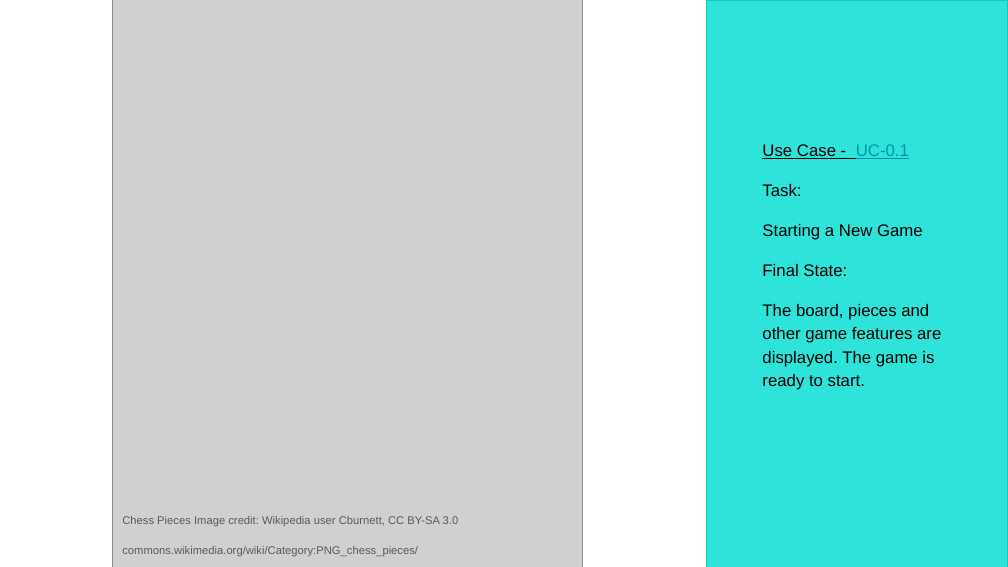
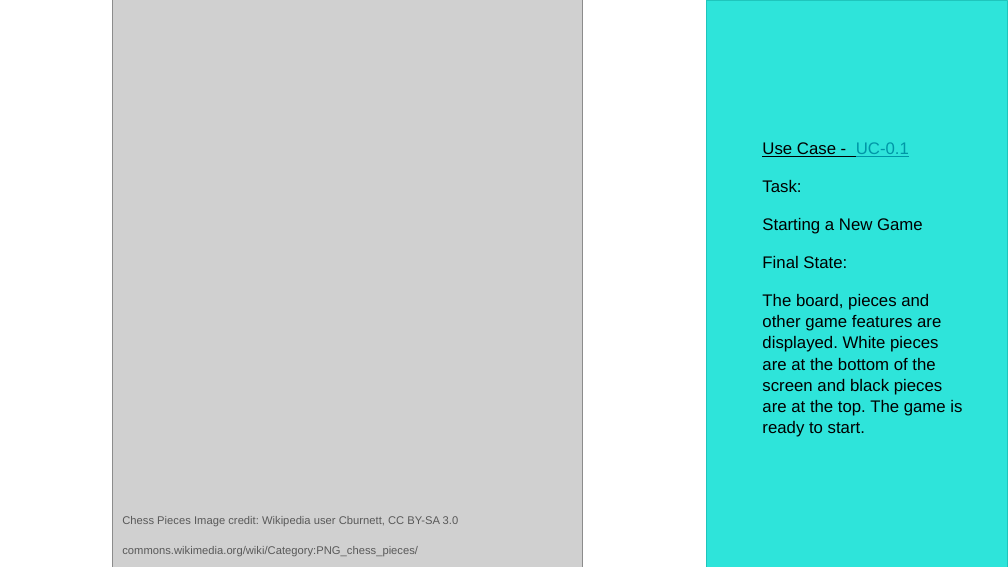
Before and after one commit to Skadoot/GP9, a slide deck: slide 5 of docs/ui_spec/UI-Spec-Pres-GP9.pptx. Drawn at 1008x567 pixels with LibreOffice and Linux fonts; fonts in the diff are those of the drawing; grey boxes stand for pictures. Boxes give left, top, right and bottom in pixels: in the first picture for what was removed or moved away, otherwise in the second. Text is boxed around its words. In the diff, an @@ line names an element or a change of style, - is before the commit and + after.

```diff
--- a/docs/ui_spec/UI-Spec-Pres-GP9.pptx
+++ b/docs/ui_spec/UI-Spec-Pres-GP9.pptx
@@ text at box(762, 142, 923, 268): line spacing 1.15 to 1.05 @@
@@ text at box(762, 294, 962, 437): text changed @@
-The board, pieces and other game features are displayed. The game is ready to start.
+The board, pieces and other game features are displayed. White pieces are at the bottom of the screen and black pieces are at the top. The game is ready to start.
```
Also in this commit, not shown: 10 other slides changed, 3 slides added, 6 other files.
